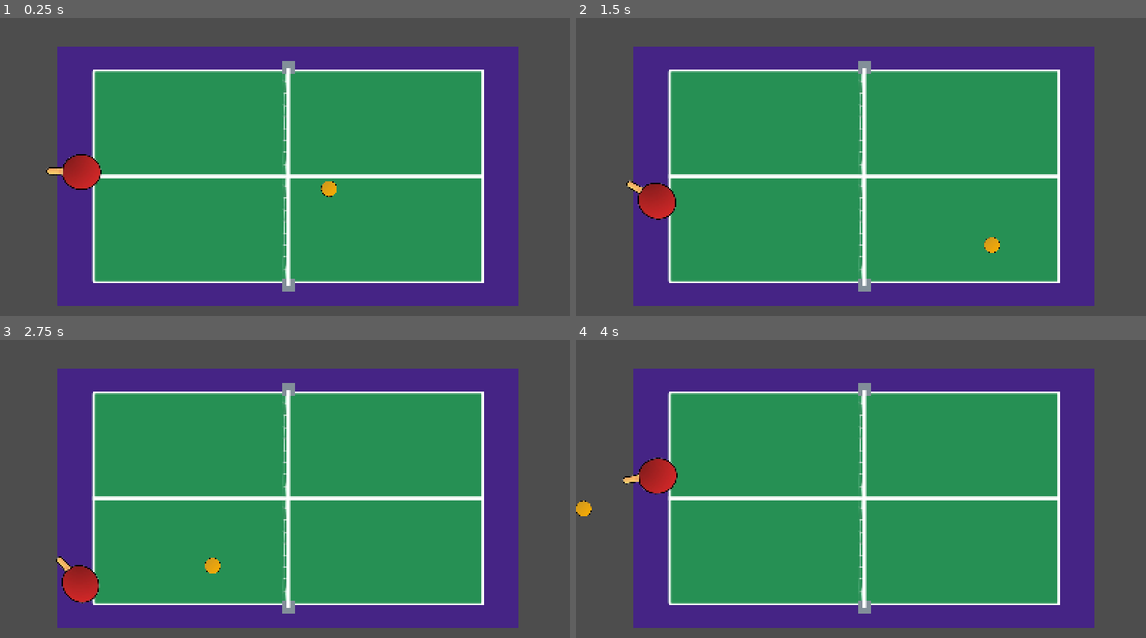
Above: before the commit, frames 1-4 (two rows, left to right).
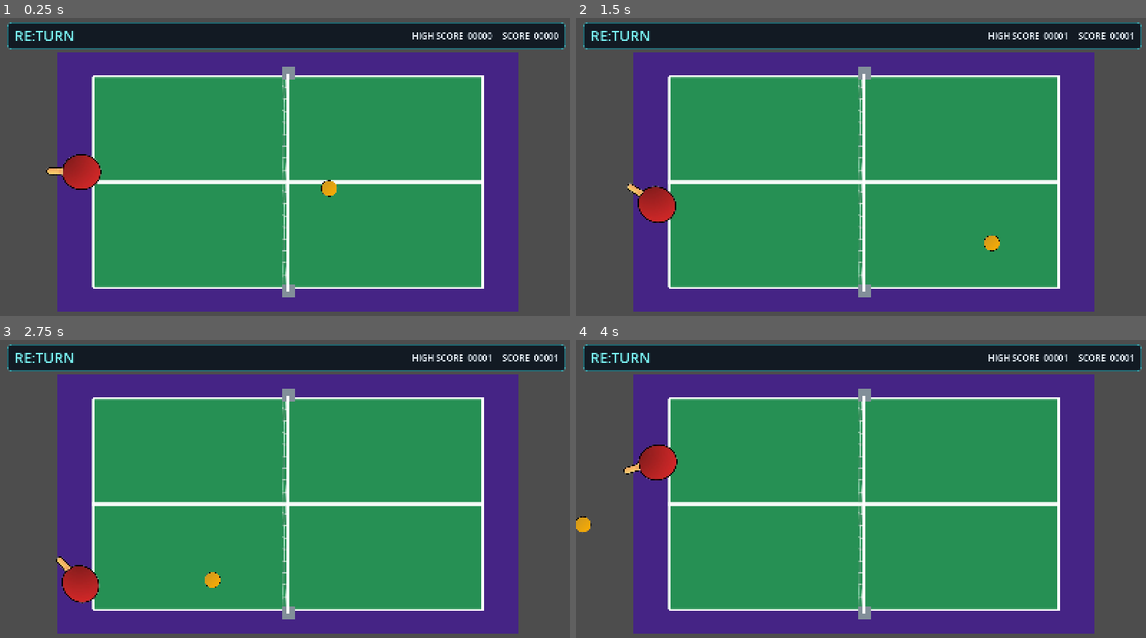
Above: after the commit, the same moments.

Repository: AkshatPaji/RE-TURN-Godot
Game: Godot game, scene res://Scenes/game.tscn
The game is run twice, just before and just after one commit, with the same random seed, the same clock (stepped at 60 frames per second) and the same inputs.
Inputs (mouse positions are in pixels of both pictures, inside the frame that each line leads up to):
- Up to frame 1 (0.25 s): no input
- Up to frame 2 (1.5 s): tap Enter at 0.5 s; move the mouse to (986, 164) at 0.52 s; hold Right 0.53-1.28 s; tap Alt at 0.6 s; click (986, 164) at 0.67 s; move the mouse to (747, 193) at 1.27 s; hold Down (down) from 1.28 s (still down); tap Shift at 1.35 s
- Up to frame 3 (2.75 s): move the mouse to (342, 429) at 2.02 s; release Down (down) at 2.03 s; hold Right from 2.03 s (still down); tap Alt at 2.1 s
- Up to frame 4 (4 s): move the mouse to (832, 566) at 2.77 s; release Right at 2.78 s; hold Up (up) 2.78-3.53 s; tap Shift at 2.85 s; click (832, 566) at 2.92 s; move the mouse to (1032, 548) at 3.52 s; hold Left from 3.53 s (still down); tap Alt at 3.6 s

The runs differ from the first frame. In frame 1, 18% of the frame differs, in the area x 1-100%, y 1-99%; in frame 2, 18%; in frame 3, 18%; in frame 4, 19%, in the area x 0-100%, y 1-99%.

Commit message:
added a score bar with game title and all still dont know how to add a full background

Diff:
--- a/Scenes/game.tscn
+++ b/Scenes/game.tscn
@@ -4,23 +4,27 @@
 [ext_resource type="PackedScene" uid="uid://c83nkxwro5bia" path="res://Scenes/paddle.tscn" id="2_wowpa"]
 [ext_resource type="PackedScene" uid="uid://we0b6wekqfbc" path="res://Scenes/barrier.tscn" id="3_i6g32"]
 [ext_resource type="PackedScene" uid="uid://5xynjm4rrdek" path="res://Scenes/ball.tscn" id="4_1l0tm"]
+[ext_resource type="PackedScene" uid="uid://dwe2p8gtstggp" path="res://Scenes/margins.tscn" id="5_wowpa"]
 
 [sub_resource type="WorldBoundaryShape2D" id="WorldBoundaryShape2D_p3ca1"]
 normal = Vector2(0, 1)
+distance = 18.0
 
 [sub_resource type="WorldBoundaryShape2D" id="WorldBoundaryShape2D_w343b"]
+distance = -15.0
 
 [node name="game" type="Node2D" unique_id=1719917339]
 position = Vector2(165, 78)
 
 [node name="Table" type="Sprite2D" parent="." unique_id=1457147274]
-position = Vector2(640.55554, 364)
+position = Vector2(640, 380)
 scale = Vector2(0.67037034, 0.67037034)
 texture = ExtResource("1_3dryh")
 
 [node name="Paddle" parent="." unique_id=1852995270 instance=ExtResource("2_wowpa")]
 position = Vector2(60, 350)
 scale = Vector2(0.6, 0.6)
+collision_mask = 1
 
 [node name="walls" type="StaticBody2D" parent="." unique_id=1708959195]
 
@@ -38,3 +42,5 @@
 [node name="Ball" parent="." unique_id=1972545983 instance=ExtResource("4_1l0tm")]
 position = Vector2(641, 364)
 scale = Vector2(0.2, 0.2)
+
+[node name="Margins" parent="." unique_id=815624557 instance=ExtResource("5_wowpa")]
--- /dev/null
+++ b/Scenes/margins.tscn
@@ -0,0 +1,69 @@
+[gd_scene format=3 uid="uid://dwe2p8gtstggp"]
+
+[sub_resource type="SystemFont" id="HudFont"]
+font_names = PackedStringArray("Arial")
+font_weight = 700
+
+[sub_resource type="LabelSettings" id="TitleSettings"]
+font = SubResource("HudFont")
+font_color = Color(0.48, 0.95, 0.95, 1)
+font_size = 40
+outline_size = 3
+outline_color = Color(0.02, 0.08, 0.13, 1)
+
+[sub_resource type="LabelSettings" id="StatsSettings"]
+font = SubResource("HudFont")
+font_color = Color(0.94, 0.97, 1, 1)
+font_size = 24
+outline_size = 2
+outline_color = Color(0.02, 0.08, 0.13, 1)
+
+[sub_resource type="StyleBoxFlat" id="StatsPanelStyle"]
+bg_color = Color(0.02, 0.06, 0.1, 0.82)
+border_color = Color(0.24, 0.82, 0.86, 0.9)
+border_width_left = 2
+border_width_top = 2
+border_width_right = 2
+border_width_bottom = 2
+corner_radius_top_left = 12
+corner_radius_top_right = 12
+corner_radius_bottom_right = 12
+corner_radius_bottom_left = 12
+content_margin_left = 20.0
+content_margin_top = 8.0
+content_margin_right = 20.0
+content_margin_bottom = 8.0
+
+[node name="Margins" type="CanvasLayer" unique_id=815624557]
+
+[node name="StatsPanel" type="PanelContainer" parent="." unique_id=213904813]
+anchor_right = 1.0
+offset_left = 20.0
+offset_top = 12.0
+offset_right = -20.0
+offset_bottom = 88.0
+theme_override_styles/panel = SubResource("StatsPanelStyle")
+
+[node name="Stats" type="HBoxContainer" parent="StatsPanel" unique_id=213904814]
+layout_mode = 2
+theme_override_constants/separation = 28
+
+[node name="GameName" type="Label" parent="StatsPanel/Stats" unique_id=213904812]
+custom_minimum_size = Vector2(250, 0)
+layout_mode = 2
+text = "RE:TURN"
+label_settings = SubResource("TitleSettings")
+
+[node name="Spacer" type="Control" parent="StatsPanel/Stats" unique_id=213904816]
+layout_mode = 2
+size_flags_horizontal = 3
+
+[node name="HighScore" type="Label" parent="StatsPanel/Stats" unique_id=213904815]
+layout_mode = 2
+text = "HIGH SCORE  00000"
+label_settings = SubResource("StatsSettings")
+
+[node name="Score" type="Label" parent="StatsPanel/Stats" unique_id=838181681]
+layout_mode = 2
+text = "SCORE  00000"
+label_settings = SubResource("StatsSettings")
--- a/Scripts/ball.gd
+++ b/Scripts/ball.gd
@@ -3,11 +3,19 @@
 const SPEED: float = 470.0
 const MIN_SPEED: float = 440.0
 const MAX_SPEED: float = 600.0
-const MAX_BOUNCE_ANGLE: float = deg_to_rad(60.0)
+const MAX_BOUNCE_ANGLE: float = deg_to_rad(50.0)
+const HIGH_SCORE_FILE: String = "user://high_score.cfg"
 var start_position: Vector2
+var score: int = 0
+var high_score: int = 0
+
+@onready var score_label: Label = get_node("../Margins/StatsPanel/Stats/Score")
+@onready var high_score_label: Label = get_node("../Margins/StatsPanel/Stats/HighScore")
 
 func _ready() -> void:
 	start_position = global_position
+	_load_high_score()
+	_update_score_labels()
 	reset_ball()
 
 func _physics_process(delta: float) -> void:
@@ -15,6 +23,12 @@
 	if collision:
 		var normal: Vector2 = collision.get_normal()
 		var collider: Object = collision.get_collider()
+		if collider is Node2D and collider.name == "barrier":
+			score += 1
+			if score > high_score:
+				high_score = score
+				_save_high_score()
+			_update_score_labels()
 
 		if collider is CharacterBody2D and collider.name == "Paddle":
 			var paddle: CharacterBody2D = collider as CharacterBody2D
@@ -54,10 +68,24 @@
 
 func reset_ball() -> void:
 	global_position = start_position
-	var x: float = [-0.1, 1.0].pick_random()
+	var x: float = [-1.0, 1.0].pick_random()
 	var y: float
 	if randf() < 0.5:
-		y = randf_range(-0.6, -0.25)
+		y = randf_range(-0.5, -0.25)
 	else:
-		y = randf_range(0.25, 0.6)
+		y = randf_range(0.25, 0.5)
 	velocity = Vector2(x, y).normalized() * SPEED
+
+func _load_high_score() -> void:
+	var config: ConfigFile = ConfigFile.new()
+	if config.load(HIGH_SCORE_FILE) == OK:
+		high_score = int(config.get_value("scores", "high_score", 0))
+
+func _save_high_score() -> void:
+	var config: ConfigFile = ConfigFile.new()
+	config.set_value("scores", "high_score", high_score)
+	config.save(HIGH_SCORE_FILE)
+
+func _update_score_labels() -> void:
+	score_label.text = "SCORE  %05d" % score
+	high_score_label.text = "HIGH SCORE  %05d" % high_score
--- a/Scripts/paddle.gd
+++ b/Scripts/paddle.gd
@@ -1,6 +1,6 @@
 extends CharacterBody2D
 
-const SPEED: float = 400.0
+const SPEED: float = 450.0
 const MAX_POSITION_TILT: float = deg_to_rad(90.0)
 const MAX_MOVEMENT_TILT: float = deg_to_rad(15.0)
 const TILT_SPEED: float = deg_to_rad(180.0)
